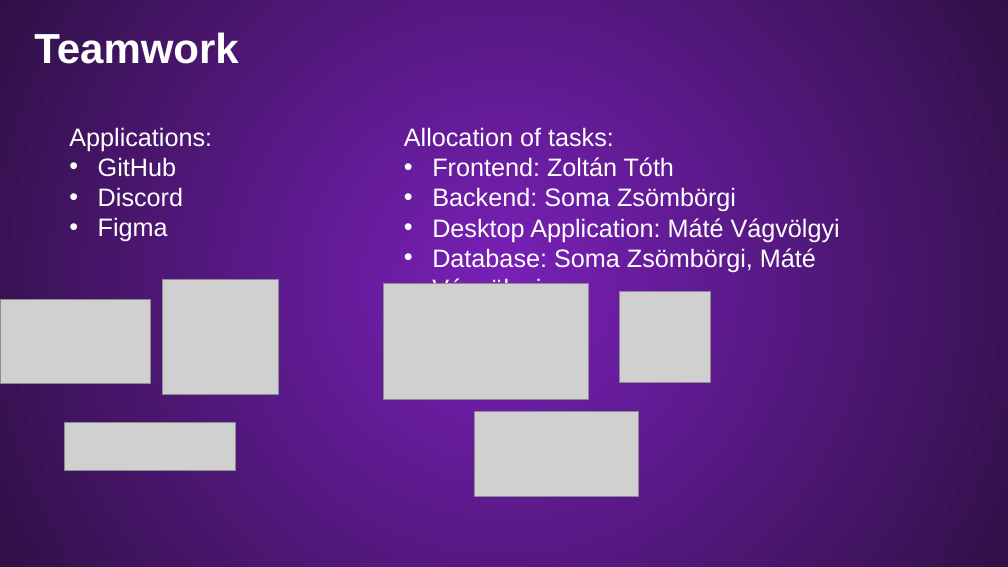
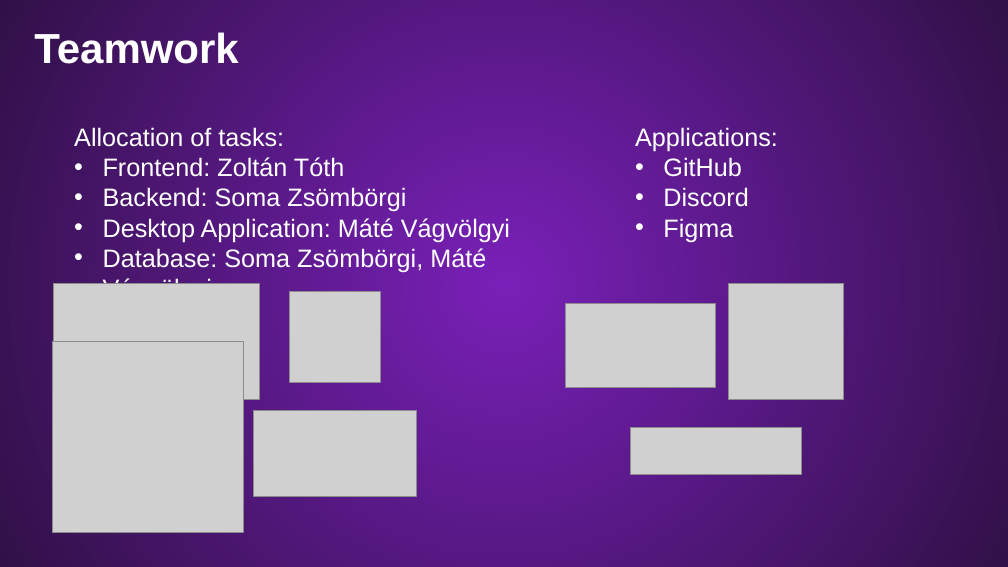
Before and after one commit to Palacsinta002/LMS, a slide deck: slide 6 of Presentation/LMS Presentation.pptx. Drawn at 1008x567 pixels with LibreOffice and Linux fonts; fonts in the diff are those of the drawing; grey boxes stand for pictures; background and template pictures are left out. Boxes give left, top, right and bottom in pixels: in the first picture for what was removed or moved away, otherwise in the second. Text is boxed around its words. In the diff, an @@ line names an element or a change of style, - is before the commit and + after.

```diff
--- a/Presentation/LMS Presentation.pptx
+++ b/Presentation/LMS Presentation.pptx
@@ text "Applications:" moved from (x1=69, y1=127, x2=212, y2=242) to (x1=635, y1=127, x2=778, y2=242) @@
@@ 2 pictures, 1 text moved together from (x1=383, y1=127, x2=840, y2=399) to (x1=54, y1=127, x2=510, y2=399) @@
@@ picture added at (x1=53, y1=341, x2=243, y2=532) @@
@@ picture moved from (x1=475, y1=411, x2=638, y2=497) to (x1=253, y1=411, x2=417, y2=496) @@
@@ 3 pictures moved together from (x1=0, y1=279, x2=278, y2=470) to (x1=566, y1=284, x2=844, y2=474) @@
```
Also in this commit, not shown: 6 other slides changed, 9 slides added, 1 slide removed.
